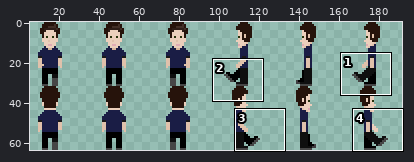
Sprite sheet, stored at images/heros/male_hero.png. Above: a wide view before the commit, with the close-up outlined.
Close-up. First the earlier version:
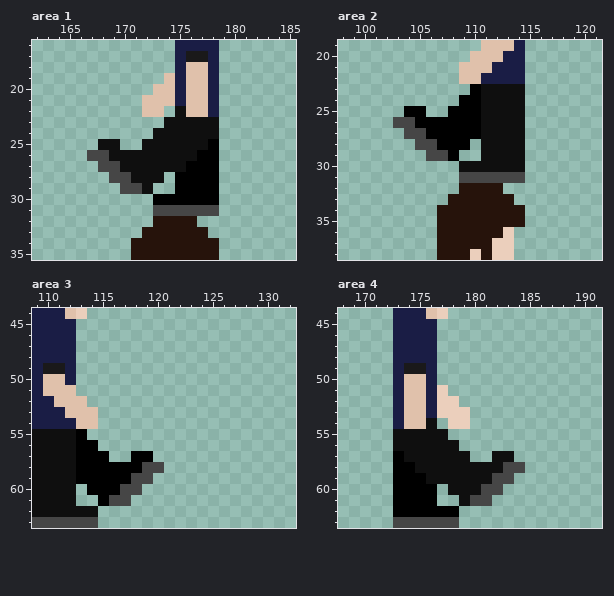
The file is 192x64 pixels. Colours within 5 levels of each other are drawn and written as one. Shown: area 1: x 162..185, y 16..35; area 2: x 98..121, y 19..38; area 3: x 109..132, y 44..63; area 4: x 168..191, y 44..63. The wide view leaves out empty margins. The commit also changed other parts of the picture, which this record leaves out.
After the commit:
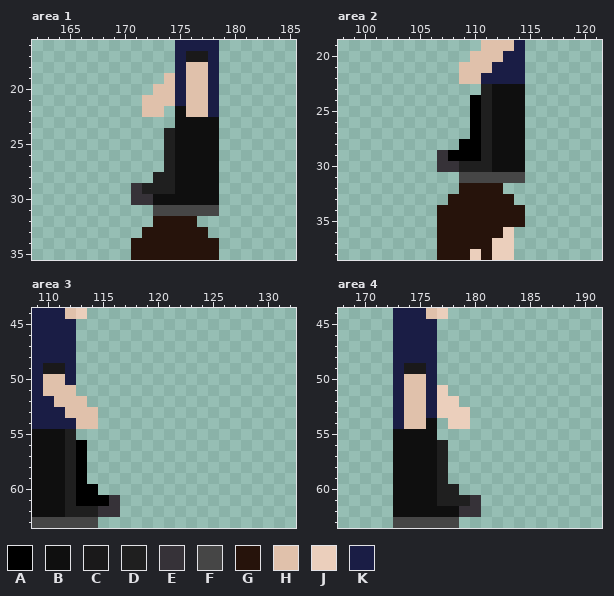
Palette (. is transparent): A #000000  B #0f0f0f  C #1a191a  D #1f1f1f  E #363238  F #464646  G #26130b  H #e0c1ab  J #ebcfbc  K #1a1d45
Changes in this commit:
Area 1:
The author changed colour A to colour B in row 25 at x 178; in row 26 at x 177 to 178; in row 27 at x 176 to 178; in rows 28 to 29 at x 175 to 178; in row 30 at x 173 to 178.
Colour D now appears in row 28 at x 174; in row 29 at x 173 to 174.
The author changed colour B to colour D in rows 24 to 27 at x 174; in row 28 at x 173; in row 29 at x 172.
Colour E now appears in row 30 at x 171 to 172.
The author changed colour F to colour E in row 29 at x 171.
The edit erases colour B in row 23 at x 174; in row 24 at x 173; in row 25 at x 168 to 169 and 172 to 173; in row 26 at x 169 to 173; in row 27 at x 170 to 173; in row 28 at x 171 to 172.
The edit erases colour F in row 26 at x 167 to 168; in row 27 at x 168 to 169; in row 28 at x 169 to 170; in row 29 at x 170.
Area 2:
Colour A now appears in row 28 at x 110; in row 29 at x 109 to 110.
The author changed colour B to colour D in rows 23 to 29 at x 111; in row 30 at x 109 to 111.
Colour E now appears in row 30 at x 107 to 108.
The author changed colour F to colour E in row 29 at x 107.
The edit erases colour A in row 23 at x 110; in row 24 at x 109; in row 25 at x 104 to 105 and 108 to 109; in row 26 at x 105 to 109; in row 27 at x 106 to 109; in row 28 at x 107 to 108.
The edit erases colour F in row 26 at x 103 to 104; in row 27 at x 104 to 105; in row 28 at x 105 to 106; in row 29 at x 106.
Area 3:
Colour A now appears in row 60 at x 113; in row 61 at x 113 to 114.
The author changed colour B to colour D in rows 55 to 61 at x 112; in row 62 at x 112 to 114.
Colour E now appears in row 62 at x 115 to 116.
The author changed colour F to colour E in row 61 at x 116.
The edit erases colour A in row 55 at x 113; in row 56 at x 114; in row 57 at x 114 to 115 and 118 to 119; in row 58 at x 114 to 118; in row 59 at x 114 to 117; in row 60 at x 115 to 116.
The edit erases colour F in row 58 at x 119 to 120; in row 59 at x 118 to 119; in row 60 at x 117 to 118; in row 61 at x 117.
Area 4:
The author changed colour A to colour B in row 57 at x 173; in row 58 at x 173 to 174; in row 59 at x 173 to 175; in rows 60 to 61 at x 173 to 176; in row 62 at x 173 to 178.
Colour D now appears in row 60 at x 177; in row 61 at x 177 to 178.
The author changed colour B to colour D in rows 56 to 59 at x 177; in row 60 at x 178; in row 61 at x 179.
Colour E now appears in row 62 at x 179 to 180.
The author changed colour F to colour E in row 61 at x 180.
The edit erases colour B in row 55 at x 177; in row 56 at x 178; in row 57 at x 178 to 179 and 182 to 183; in row 58 at x 178 to 182; in row 59 at x 178 to 181; in row 60 at x 179 to 180.
The edit erases colour F in row 58 at x 183 to 184; in row 59 at x 182 to 183; in row 60 at x 181 to 182; in row 61 at x 181.
Changed places in both close-ups, as pixel boxes (x1, y1, x2, y2):
changed: (87, 117, 219, 205)
changed: (393, 84, 492, 172)
changed: (65, 429, 164, 517)
changed: (393, 429, 525, 517)
